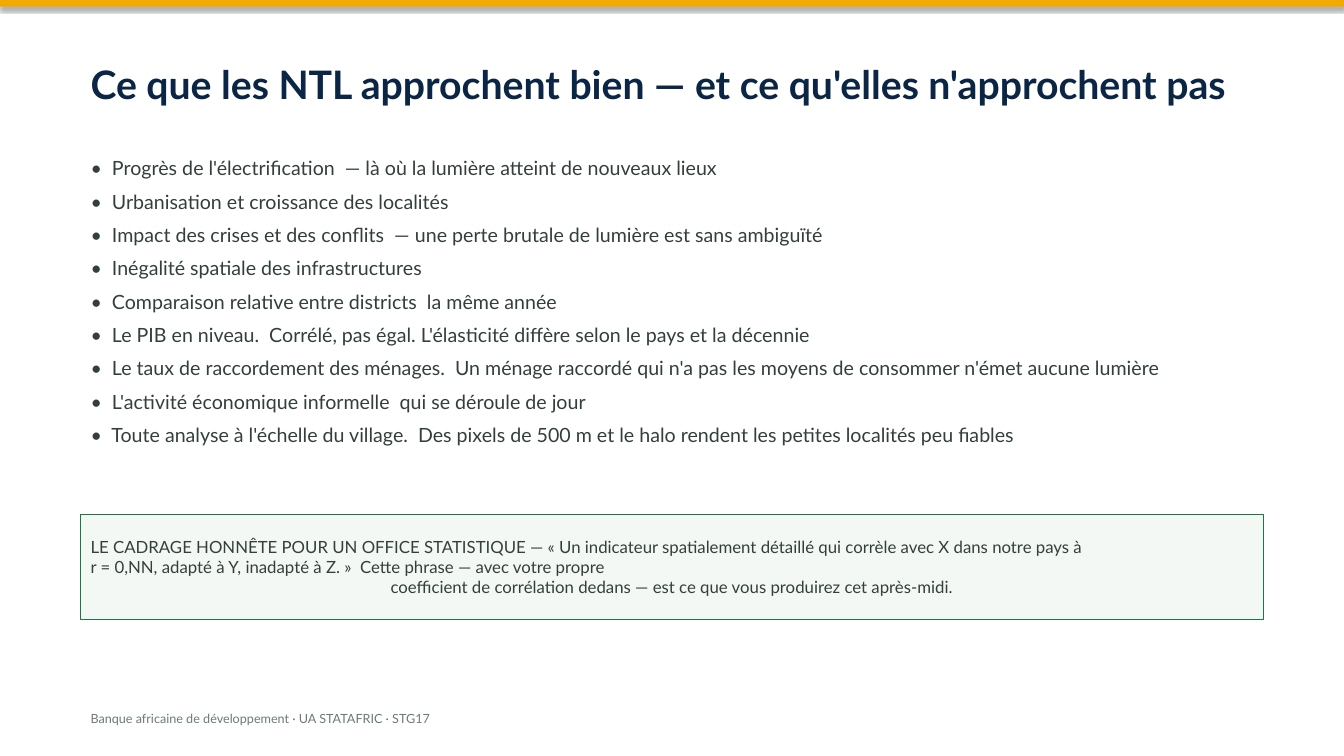
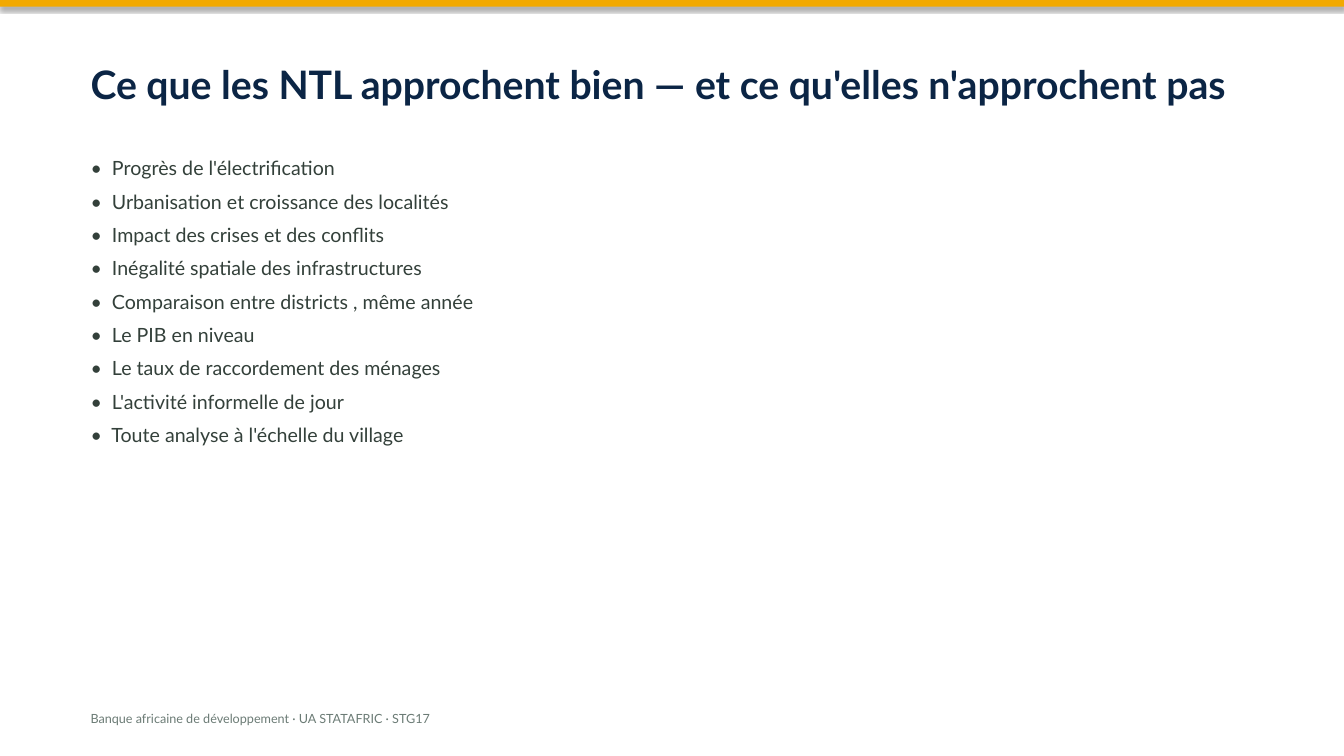
Before and after one commit to datainnov4africa-web/stg17-workshop, a slide deck: slide 17 of docs/slides/pptx/08-ntl-what-darkness-tells-us-fr.pptx (slide 14 before the commit). Drawn at 1344x756 pixels with LibreOffice and Linux fonts; fonts in the diff are those of the drawing. Boxes give left, top, right and bottom in pixels: in the first picture for what was removed or moved away, otherwise in the second. Text is boxed around its words. In the diff, an @@ line names an element or a change of style, - is before the commit and + after.

```diff
--- a/docs/slides/pptx/08-ntl-what-darkness-tells-us-fr.pptx
+++ b/docs/slides/pptx/08-ntl-what-darkness-tells-us-fr.pptx
@@ text at box(112, 160, 335, 179): text changed @@
-• Progrès de l'électrification — là où la lumière atteint de nouveaux lieux
+• Progrès de l'électrification
@@ text at box(112, 227, 384, 246): text changed @@
-• Impact des crises et des conflits — une perte brutale de lumière est sans ambiguïté
+• Impact des crises et des conflits
@@ text at box(111, 294, 473, 446): text changed @@
-• Comparaison relative entre districts la même année
-• Le PIB en niveau. Corrélé, pas égal. L'élasticité diffère selon le pays et la décennie
-• Le taux de raccordement des ménages. Un ménage raccordé qui n'a pas les moyens de consommer n'émet aucune lumière
-• L'activité économique informelle qui se déroule de jour
-• Toute analyse à l'échelle du village. Des pixels de 500 m et le halo rendent les petites localités peu fiables
+• Comparaison entre districts , même année
+• Le PIB en niveau
+• Le taux de raccordement des ménages
+• L'activité informelle de jour
+• Toute analyse à l'échelle du village
@@ rectangle removed at box(81, 514, 1263, 620) @@
-LE CADRAGE HONNÊTE POUR UN OFFICE STATISTIQUE — « Un indicateur spatialement détaillé qui corrèle avec X dans notre pays à
-r = 0,NN, adapté à Y, inadapté à Z. » Cette phrase — avec votre propre
-coefficient de corrélation dedans — est ce que vous produirez cet après-midi.
```
Also in this commit, not shown: 11 other slides changed, 3 slides added, 11 other files.
